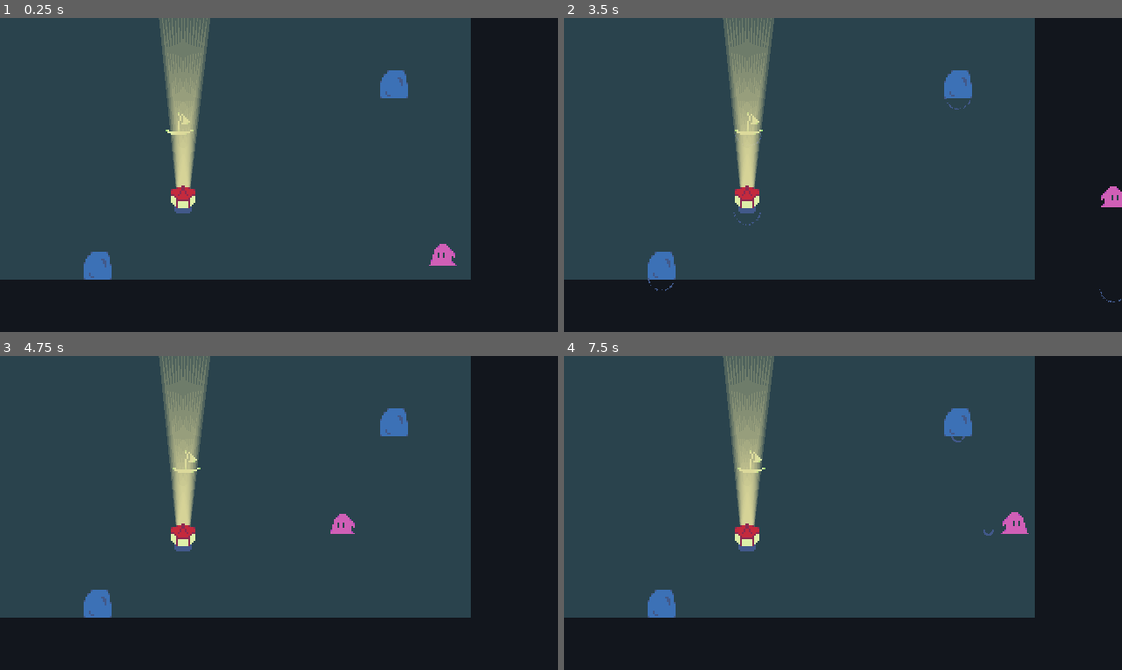
Above: before the commit, frames 1-4 (two rows, left to right).
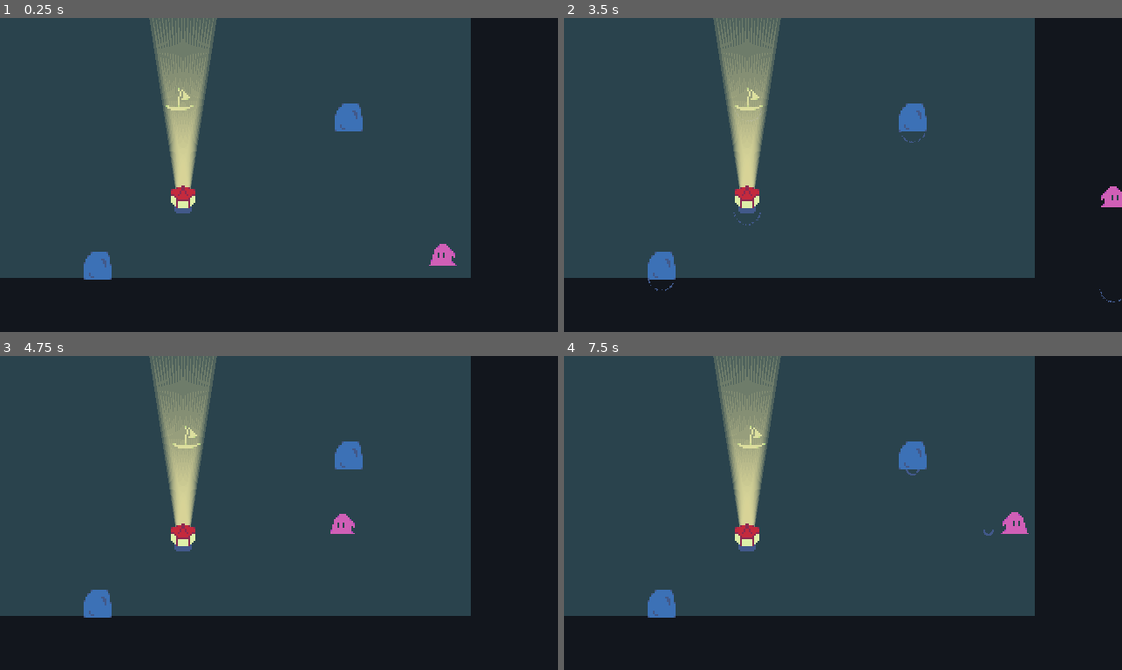
Above: after the commit, the same moments.

Repository: genericuser990/GameJamTowerTheme
Game: Godot game, scene res://Scenes/Levels/Level4.tscn
Two runs of this game, one before a commit and one after it. Both use one fixed random seed, a clock stepped at 60 frames per second and the inputs below. This scene is started directly instead of the project's main scene.
Inputs (mouse positions are in pixels of both pictures, inside the frame that each line leads up to):
- Up to frame 1 (0.25 s): no input
- Up to frame 2 (3.5 s): tap Enter at 0.5 s; move the mouse to (965, 159) at 0.52 s; hold Right (moveRight) 0.53-1.28 s; move the mouse to (731, 190) at 1.27 s; hold Down (moveDown) 1.28-2.03 s; tap R (reset) at 2, 2.75 s; move the mouse to (898, 105) at 2.02 s; hold Right (moveRight) 2.03-2.78 s; move the mouse to (815, 237) at 2.77 s; hold Up (moveUp) from 2.78 s (still down)
- Up to frame 3 (4.75 s): move the mouse to (446, 560) at 3.52 s; release Up (moveUp) at 3.53 s; hold Left (moveLeft) from 3.53 s (still down); move the mouse to (111, 465) at 4.27 s
- Up to frame 4 (7.5 s): move the mouse to (870, 513) at 5.02 s; release Left (moveLeft) at 5.03 s; hold Down (moveDown) 5.03-5.78 s; move the mouse to (759, 434) at 5.77 s; hold Right (moveRight) 5.78-6.53 s; move the mouse to (965, 497) at 6.52 s; hold Up (moveUp) 6.53-7.28 s; move the mouse to (731, 528) at 7.27 s; hold Right (moveRight) from 7.28 s (still down)

The runs differ from the first frame. In frame 1, 2.8% of the frame differs, in the area x 0-85%, y 0-84%; in frame 2, 2.9%; in frame 3, 2.8%; in frame 4, 2.9%.
Error in both runs: Invalid call. Nonexistent function 'reloadCurrentScene' in base 'Nil'. (res://Scripts/Monster.gd:39)

Commit message:
Remove level 4 clipping cheese; make level 5 beatable

Diff:
--- a/Scenes/Levels/Level4.tscn
+++ b/Scenes/Levels/Level4.tscn
@@ -14,12 +14,13 @@
 [node name="Lighthouse" parent="." instance=ExtResource( 2 )]
 position = Vector2( 105, 104 )
 rayLength = 150
+lightAngle = 20
 
 [node name="Boat" parent="." instance=ExtResource( 1 )]
-position = Vector2( 103, 59 )
+position = Vector2( 103, 45 )
 
 [node name="Bg" type="Sprite" parent="."]
-position = Vector2( 135, 75 )
+position = Vector2( 135, 74 )
 scale = Vector2( 270, 150 )
 z_index = -10
 texture = ExtResource( 4 )
@@ -28,4 +29,4 @@
 position = Vector2( 56, 142 )
 
 [node name="Rock2" parent="." instance=ExtResource( 5 )]
-position = Vector2( 226, 38 )
+position = Vector2( 200, 57 )
--- a/Scenes/Levels/Level5.tscn
+++ b/Scenes/Levels/Level5.tscn
@@ -32,7 +32,7 @@
 position = Vector2( 8, 47 )
 
 [node name="Rock" parent="." instance=ExtResource( 3 )]
-position = Vector2( 220, 49 )
+position = Vector2( 229, 75 )
 
 [node name="Bg" type="Sprite" parent="."]
 position = Vector2( 135, 75 )
